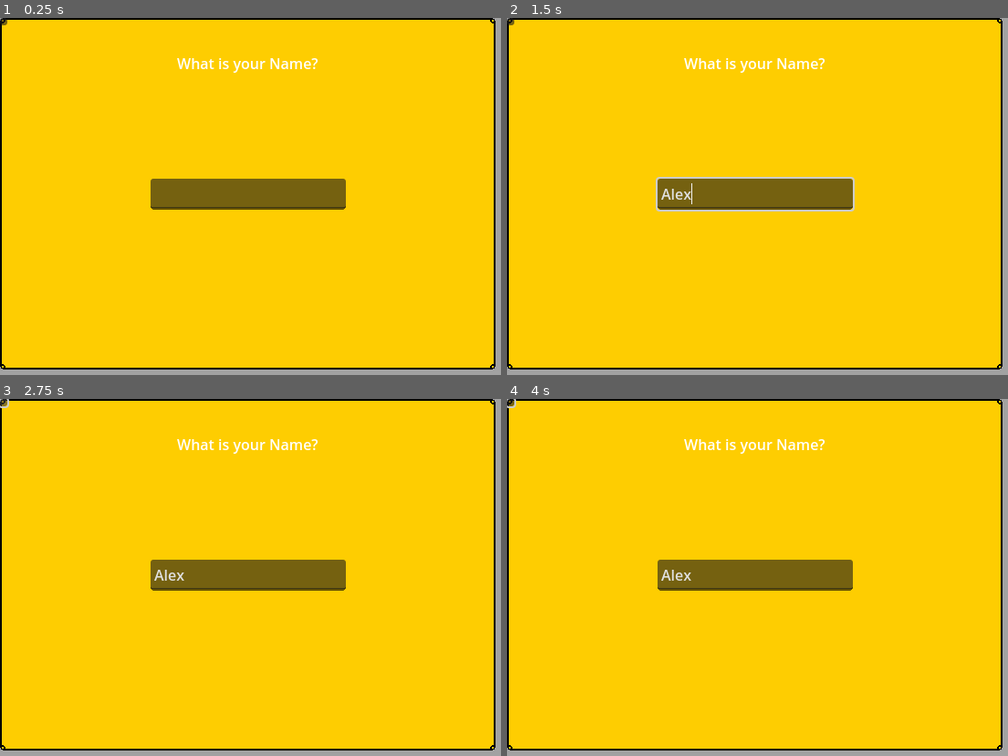
Above: before the commit, frames 1-4 (two rows, left to right).
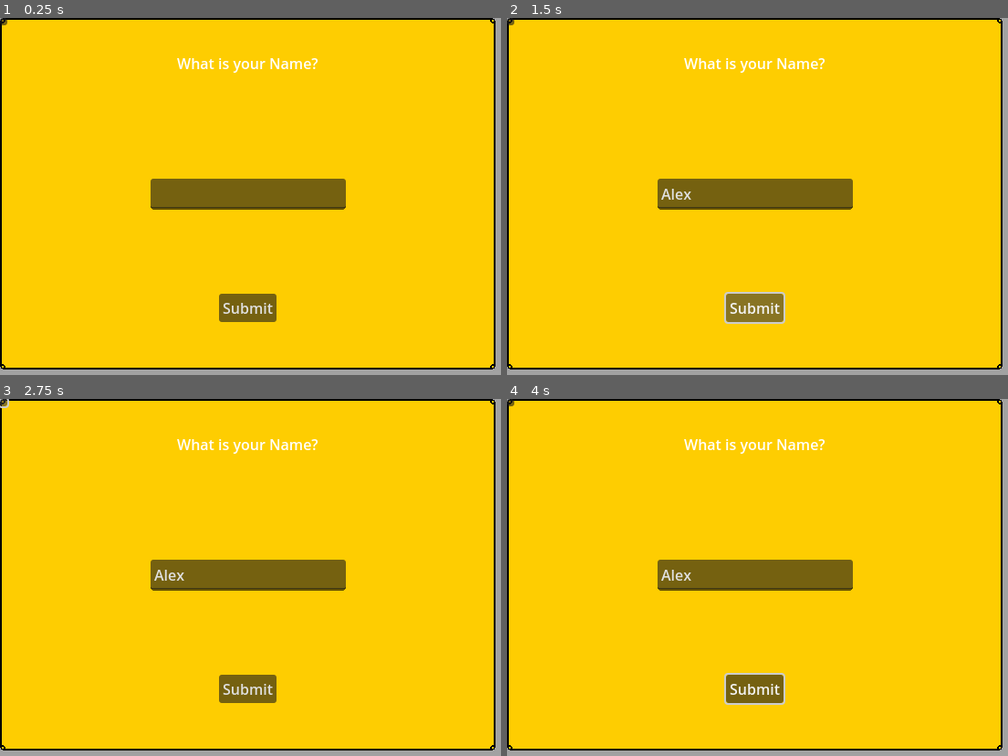
Above: after the commit, the same moments.

Repository: Naronco/ScoreJam2022
Game: Godot game, scene res://Menu/Name.tscn
Two runs of this game, one before a commit and one after it. Both use one fixed random seed, a clock stepped at 60 frames per second and the inputs below. This scene is started directly instead of the project's main scene.
Inputs (mouse positions are in pixels of both pictures, inside the frame that each line leads up to):
- Up to frame 1 (0.25 s): no input
- Up to frame 2 (1.5 s): click (752, 192) at 0.52 s; type "Alex" at 0.6 s; click (752, 307) at 1.25 s, where only the run after the commit has a clickable "Submit"
- Up to frame 3 (2.75 s): click (5, 402) at 2 s
- Up to frame 4 (4 s): tap Enter at 2.75 s; move the mouse to (outside the picture) at 2.77 s; hold D (right) 2.78-3.5 s; tap E (interact) at 2.85 s; click (outside the picture) at 2.92 s; tap Space (jump) at 3.02, 3.5 s; drag from (727, 698) to (outside the picture) at 3.52 s

The runs differ from the first frame. In frame 1, 0.9% of the frame differs, in the area x 43-56%, y 77-86%; in frame 2, 1.6%, in the area x 29-70%, y 44-86%; in frame 3, 0.9%; in frame 4, 1.1%.

Commit message:
Add Submit Button

Diff:
--- a/Menu/Name.tscn
+++ b/Menu/Name.tscn
@@ -54,3 +54,18 @@
 layout_mode = 0
 offset_right = 8.0
 offset_bottom = 8.0
+
+[node name="Button" type="Button" parent="BgName"]
+layout_mode = 1
+anchors_preset = 7
+anchor_left = 0.5
+anchor_top = 1.0
+anchor_right = 0.5
+anchor_bottom = 1.0
+offset_left = -31.5
+offset_top = -83.0
+offset_right = 31.5
+offset_bottom = -52.0
+grow_horizontal = 2
+grow_vertical = 0
+text = "Submit"
